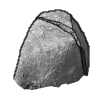
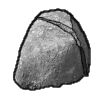
Layer changes from the first 100x100 image to the second:
painted on "line" over [13, 8, 91, 91]
